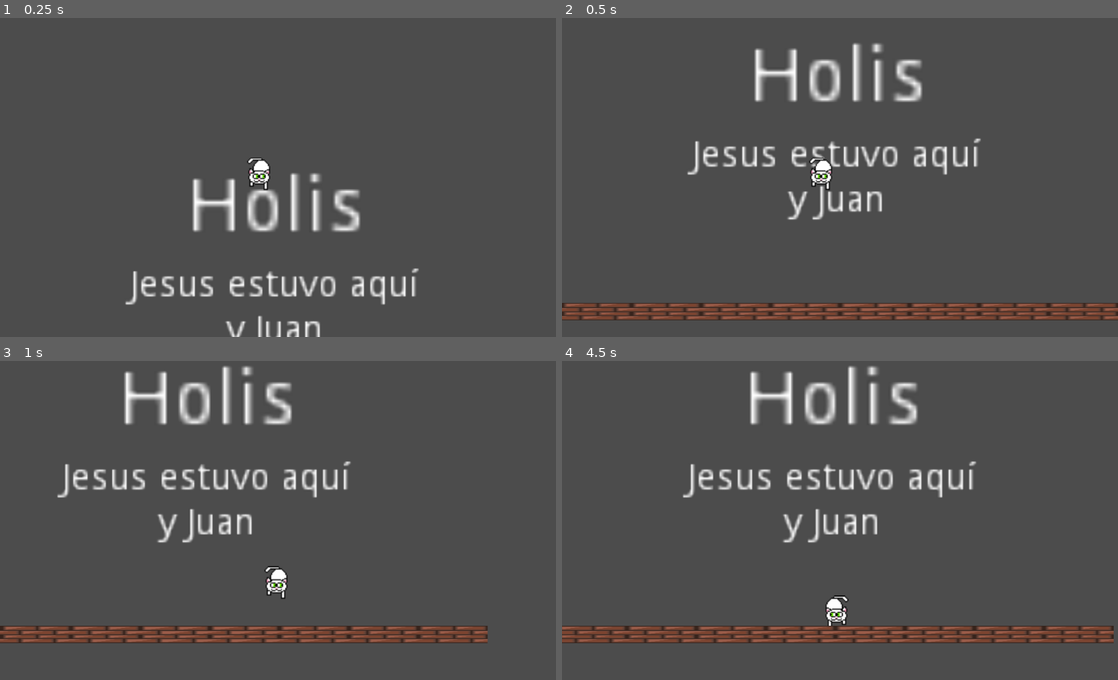
Above: before the commit, frames 1-4 (two rows, left to right).
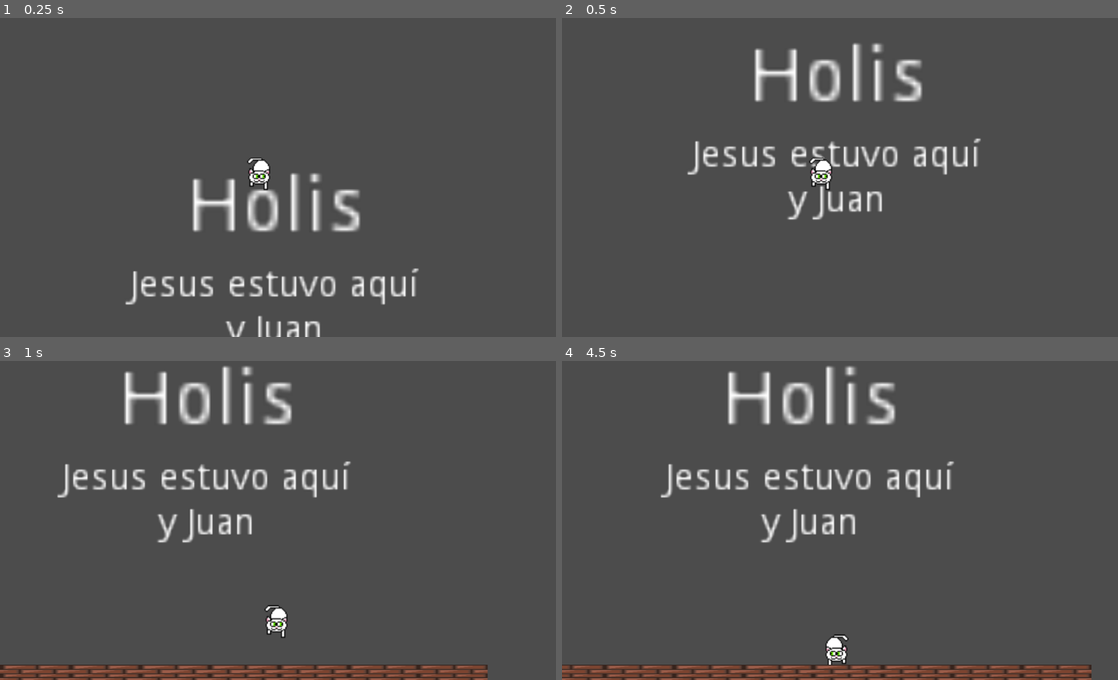
Above: after the commit, the same moments.

Repository: baiest/Minga_Survivor
Game: Godot game, scene res://scenes/Main.tscn
The game is run twice, just before and just after one commit, with the same random seed, the same clock (stepped at 60 frames per second) and the same inputs.
Inputs:
- Up to frame 1 (0.25 s): no input
- Up to frame 2 (0.5 s): no input
- Up to frame 3 (1 s): hold Right (ui_right) from 0.53 s (still down); tap Up (ui_up) at 0.77 s
- Up to frame 4 (4.5 s): tap Up (ui_up) at 1.52, 3.02, 3.77 s; release Right (ui_right) at 2.03 s; hold Left (ui_left) 2.03-2.78 s; hold Right (ui_right) 2.78-4.28 s; hold Left (ui_left) from 4.28 s (still down)

Frame 1 is identical in both runs. In frame 2, 5.0% of the frame differs, in the area x 0-100%, y 89-95%; in frame 3, 8.8%; in frame 4, 16%, in the area x 0-100%, y 1-100%.

Commit message:
Proyecto exportado

Diff:
--- a/scenes/Main.tscn
+++ b/scenes/Main.tscn
@@ -70,7 +70,7 @@
 limit_bottom = 700
 
 [node name="Floor" type="StaticBody2D" parent="."]
-position = Vector2( 512, 616 )
+position = Vector2( 512, 688 )
 scale = Vector2( 4, 1 )
 __meta__ = {
 "_edit_group_": true
@@ -83,7 +83,7 @@
 shape = SubResource( 2 )
 
 [node name="pared" type="StaticBody2D" parent="."]
-position = Vector2( -16, 448 )
+position = Vector2( -16, 520 )
 scale = Vector2( 0.14584, 11.6753 )
 __meta__ = {
 "_edit_group_": true
Binary file added: docs/favicon.png
Binary file added: docs/index.png
Not shown, added: docs/index.html
Not shown, added: docs/index.js
Not shown, added: docs/index.pck
Not shown, added: docs/index.wasm
